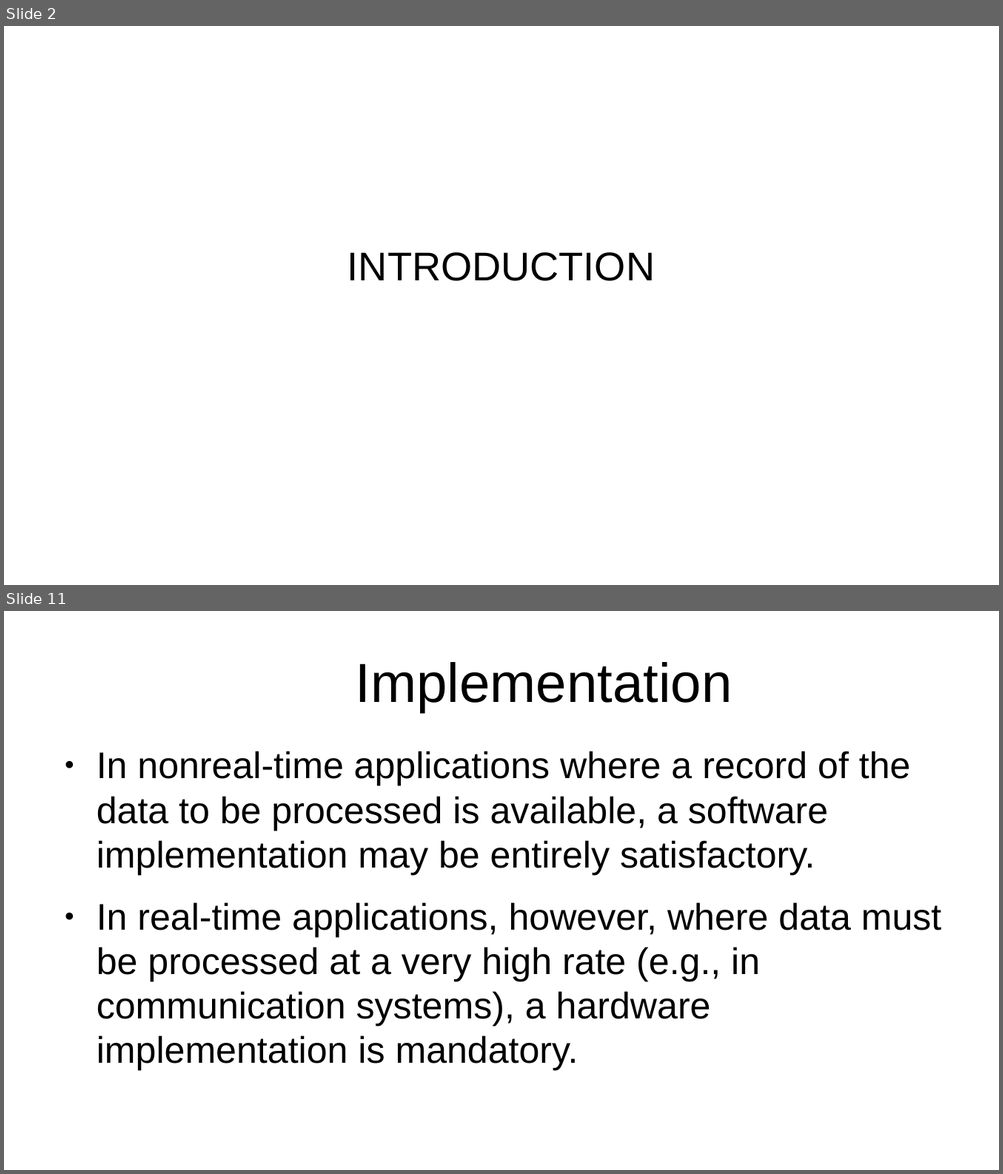
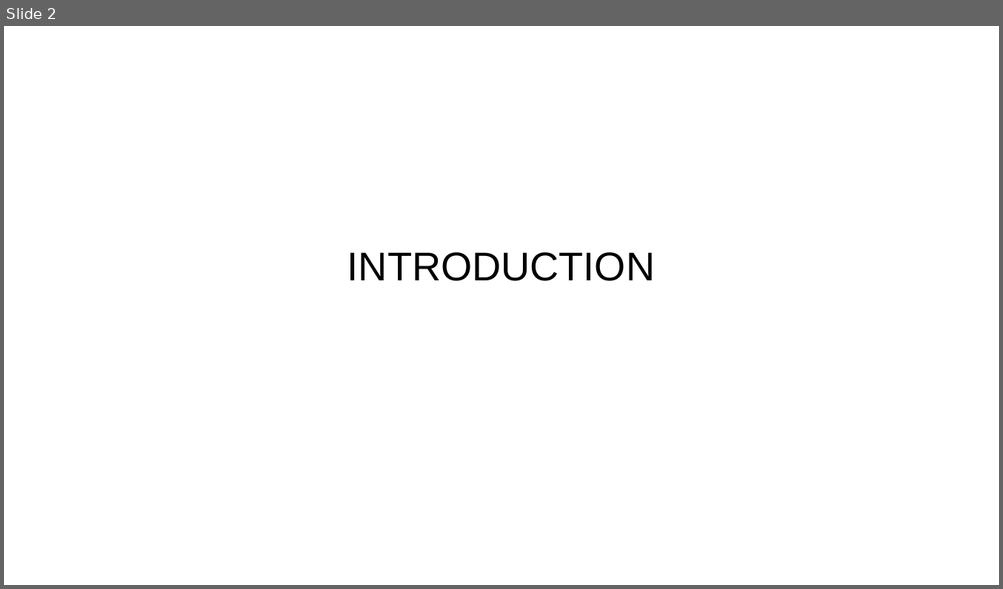
Before and after one commit to miftanurfarid/pengolahan_sinyal_digital, a slide deck: slide/2022/09.design_of_nonrecursive_(fir)_filters/09.design_of_nonrecursive_(fir)_filters.odp. Shown one above the other, each under a label of ours: slides 2 and 11 before the commit, slide 2 after it; the slides between them are not shown. The pictures are 1003x1174 and 1003x589 pixels, drawn with LibreOffice and Linux fonts; fonts in the diff are those of the drawing; background and template pictures are left out. Boxes give left, top, right and bottom in pixels: in the first picture for what was removed or moved away, otherwise in the second. Text is boxed around its words. In the diff, an @@ line names an element or a change of style, - is before the commit and + after.

```diff
--- a/slide/2022/09.design_of_nonrecursive_(fir)_filters/09.design_of_nonrecursive_(fir)_filters.odp
+++ b/slide/2022/09.design_of_nonrecursive_(fir)_filters/09.design_of_nonrecursive_(fir)_filters.odp
@@ slide 11 removed at [4,611,999,1170], background #FFFFFF @@
@@ title removed at [356,662,732,712] @@
-  Implementation
@@ text removed at [96,751,942,1071] @@
-● In nonreal-time applications where a record of the data to be processed is available, a software implementation may be entirely satisfactory.
-● In real-time applications, however, where data must be processed at a very high rate (e.g., in communication systems), a hardware implementation is mandatory.
```
Also in this commit, not shown: 4 slides changed, 7 slides added, 60 other slides removed.
